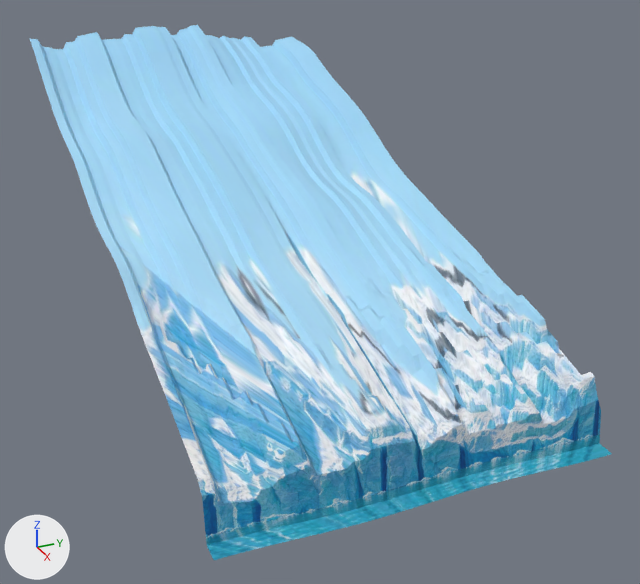
The glTF model src/assets/painted/glacier.glb, before and after one commit.
Camera for both pictures: a 50 mm camera at (155.0, -46.0, 147.0) aimed at (-109.0, 72.0, 16.0). The axes (+X, +Y, +Z) are drawn at lower left. The lights are the same throughout. The older version comes first. Where no turn or scale is listed for an object, it has been applied to the vertices. Vertices at exactly the same position are counted once.

Names of what the first picture shows: 'Bank'.
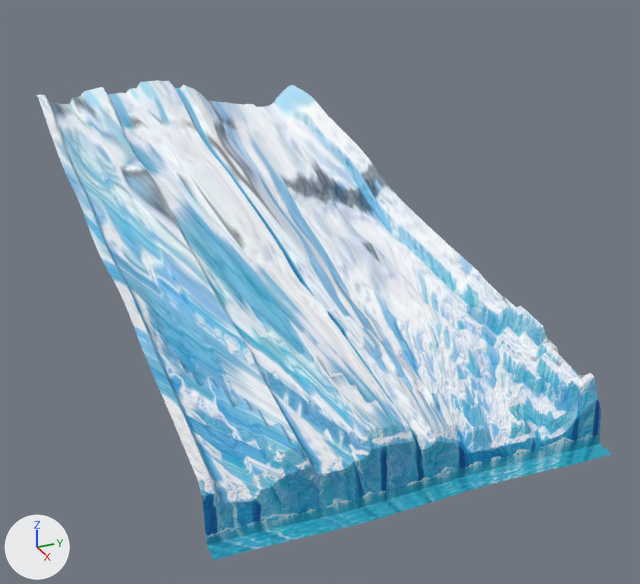
Boxes [x1, y1, x2, y2] around the edits, measured in the pictures (640 x 584 px; the box of a moved part takes in the faces that stretch with it):
'Bank', reshaped, moved (10% shorter): before [30, 25, 612, 560]; after [37, 80, 612, 560]
part 1 of me_bank, moved or reshaped: before [193, 372, 612, 560]; after [194, 357, 612, 560]
part 2 of me_bank, surface changed: before [30, 25, 594, 476]; after [37, 80, 593, 477]

Patch to the scene script:
```diff
--- a/src/assets/painted/glacier.glb.py
+++ b/src/assets/painted/glacier.glb.py
@@ me_bank @@
 # used by ob_bank; location = (-128.0, 60.0, 43.9)
-me_bank.from_pydata(...)  # 4745 vertices, 9216 faces; spans x -120.0..120.0, y -60.0..60.0, z -47.0..47.0
+me_bank.from_pydata(...)  # 4745 vertices, 9216 faces; spans x -120.0..120.0, y -60.0..60.0, z -35.0..35.0
+# me_bank part 1: 4547 of 4745 vertices moved; they spanned x -120.0..120.0, y -60.0..60.0, z -47.0..47.0 and now span x -120.0..120.0, y -60.0..60.0, z -35.0..35.0; mean shift (0.0, 0.0, 2.0); largest move (-117.0, 35.0, 40.0) -> (-117.0, 35.0, 21.0)
+# me_bank part 2: 7651 kept faces spanning x -120.0..115.0, y -60.0..60.0, z -35.0..35.0 get new texture (UV) coordinates
 me_bank.materials.append(mat_painted)
@@ ob_bank @@
 ob_bank = bpy.data.objects.new('Bank', me_bank)
-ob_bank.location = (-128.0, 60.0, 43.9)
+ob_bank.location = (-128.0, 60.0, 32.1)
```
